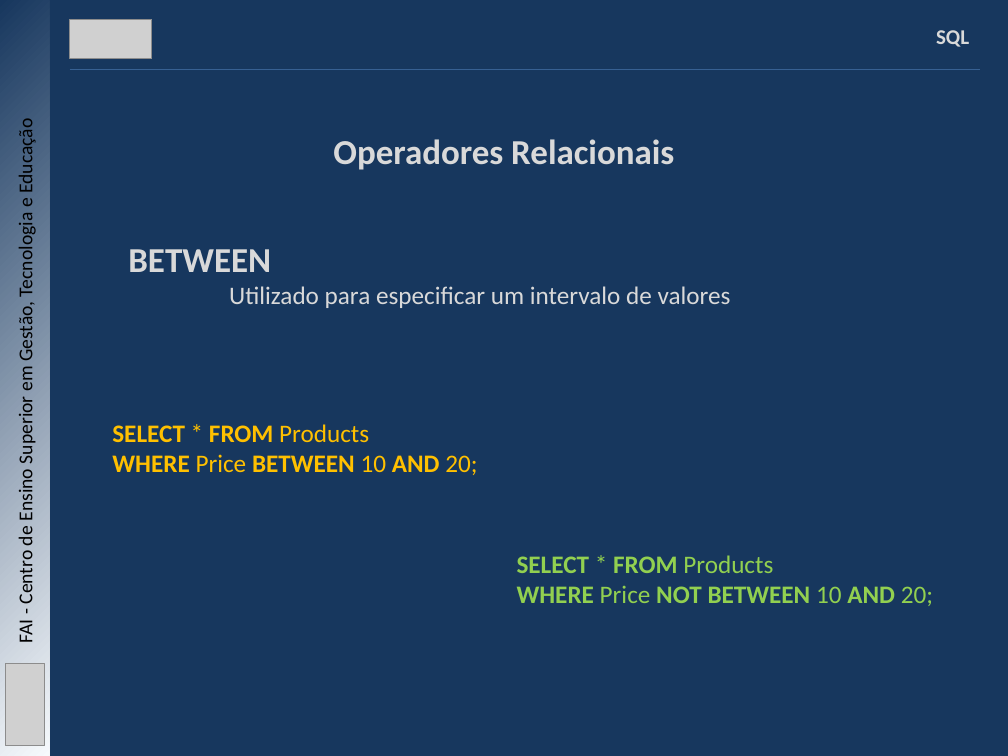
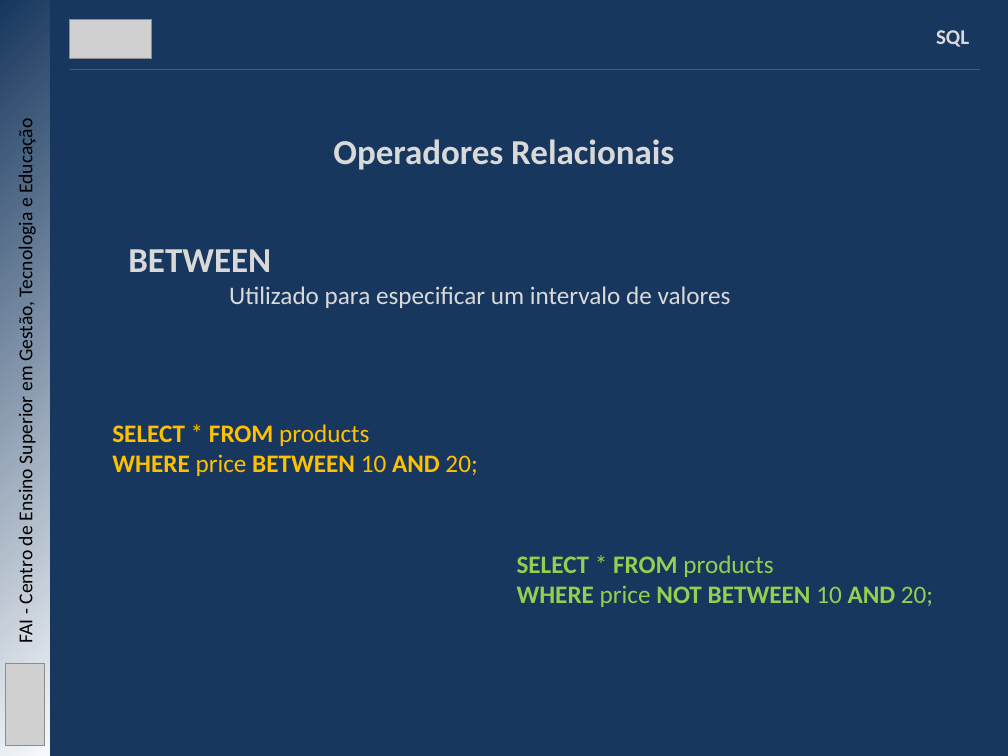
Before and after one commit to mbernardesp/lab-dev-software-sgh, a slide deck: slide 11 of slides/java-com-banco-de-dados.pptx. Drawn at 1008x756 pixels with LibreOffice and Linux fonts; fonts in the diff are those of the drawing; grey boxes stand for pictures. Boxes give left, top, right and bottom in pixels: in the first picture for what was removed or moved away, otherwise in the second. Text is boxed around its words. In the diff, an @@ line names an element or a change of style, - is before the commit and + after.

```diff
--- a/slides/java-com-banco-de-dados.pptx
+++ b/slides/java-com-banco-de-dados.pptx
@@ text at (112, 424, 477, 476): text changed @@
-                SELECT * FROM Products
-                WHERE Price BETWEEN 10 AND 20;
+                SELECT * FROM products
+                WHERE price BETWEEN 10 AND 20;
@@ text at (517, 555, 933, 607): text changed @@
-                SELECT * FROM Products
-                WHERE Price NOT BETWEEN 10 AND 20;
+                SELECT * FROM products
+                WHERE price NOT BETWEEN 10 AND 20;
```
Also in this commit, not shown: 8 other slides changed, 8 slides added, 2 other files.
